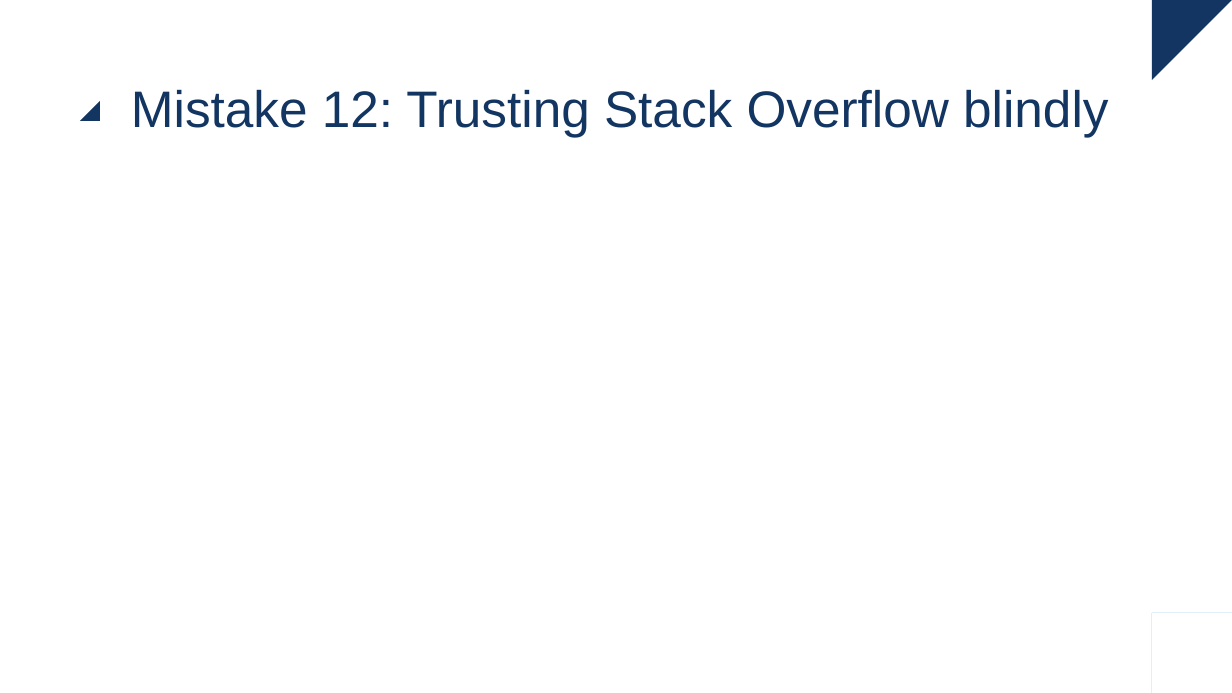
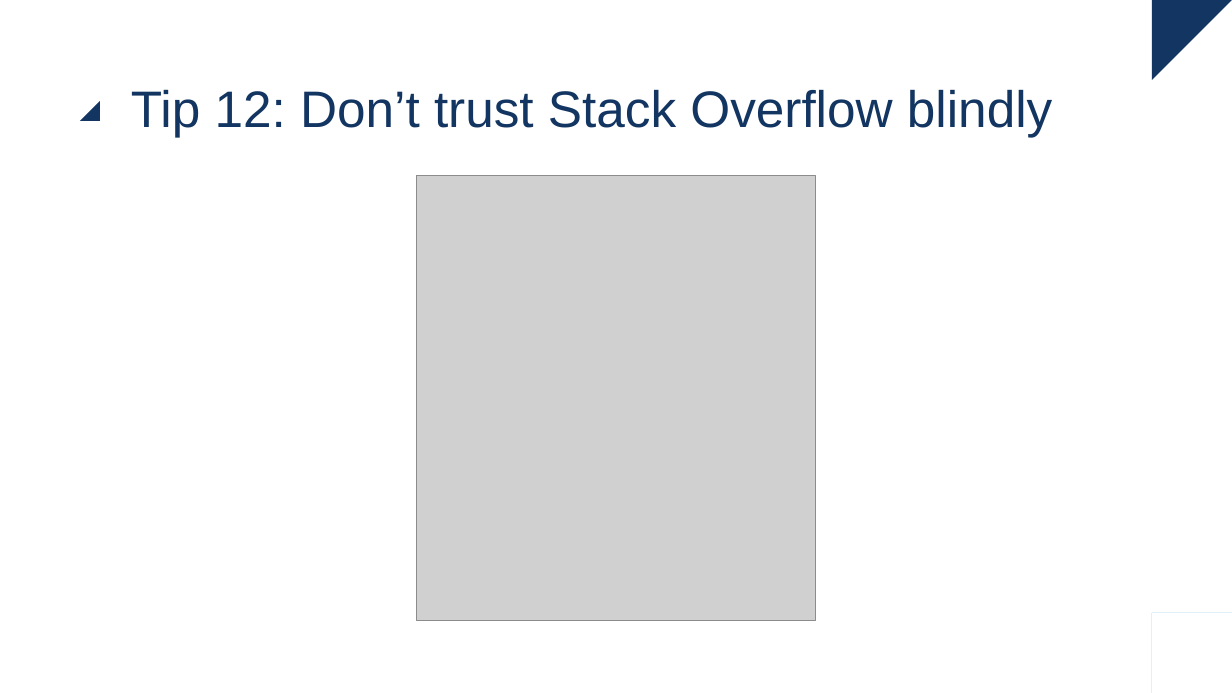
Before and after one commit to raoulvdberge/jpa-with-hibernate, a slide deck: slide 54 of slides.pptx. Drawn at 1232x693 pixels with LibreOffice and Linux fonts; fonts in the diff are those of the drawing; grey boxes stand for pictures. Boxes give left, top, right and bottom in pixels: in the first picture for what was removed or moved away, otherwise in the second. Text is boxed around its words. In the diff, an @@ line names an element or a change of style, - is before the commit and + after.

Commit message:
Use "Tip" language instead of "Mistake" on "Performance tips and common mistakes"

```diff
--- a/slides.pptx
+++ b/slides.pptx
@@ title at (131,89,1052,137): text changed @@
-Mistake 12: Trusting Stack Overflow blindly
+Tip 12: Don’t trust Stack Overflow blindly
@@ picture added at (417,176,815,621) @@
```
Also in this commit, not shown: 12 other slides changed, 1 other file.
